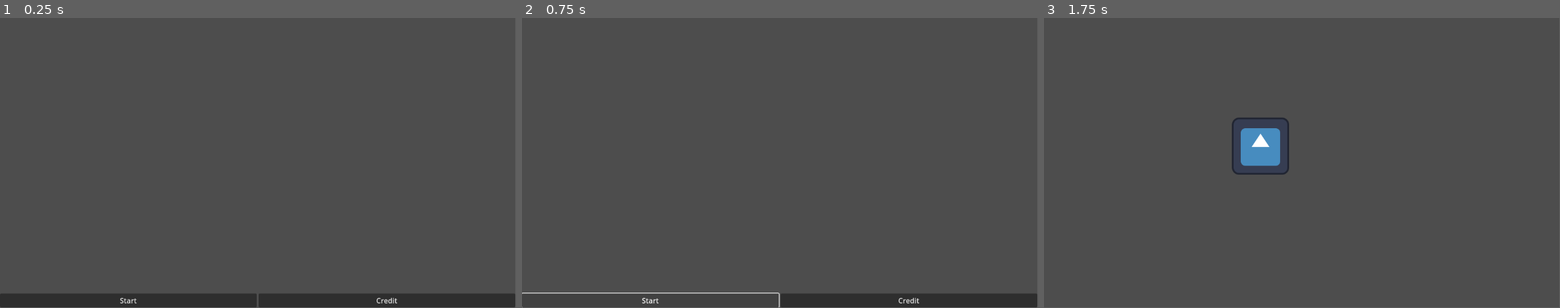
Above: before the commit, frames 1-3 (left to right).
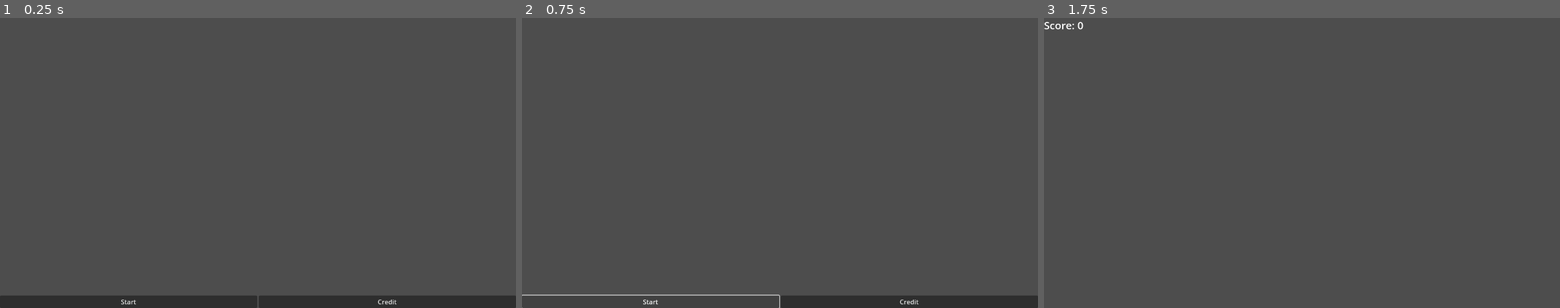
Above: after the commit, the same moments.

Repository: jferdelyi/LD55
Game: Godot game, scene res://scenes/main.tscn
Two runs of this game, one before a commit and one after it. Both use one fixed random seed, a clock stepped at 60 frames per second and the inputs below. The engine's default icon, where the game draws it, is replaced by a stand-in: a white triangle on a blue panel in a dark square.
Inputs:
- Up to frame 1 (0.25 s): no input
- Up to frame 2 (0.75 s): click "Start" at 0.5 s
- Up to frame 3 (1.75 s): click "Start" at 1.25 s
In our replay, the window is 799x449 before the commit and 800x450 after it. These sizes can differ from the game's own. Grey fills any space a smaller window leaves; there, only what the larger window draws over its background counts as a difference.

The runs differ from the first frame. In frame 1, 0.7% of the frame differs, in the area x 0-100%, y 0-100%; in frame 2, 0.9%; in frame 3, 1.3%, in the area x 0-48%, y 1-54%.

Commit message:
[FCT] Init cat

Diff:
--- a/project.godot
+++ b/project.godot
@@ -17,6 +17,9 @@
 
 [display]
 
+window/size/viewport_width=1280
+window/size/viewport_height=720
+window/size/mode=2
 window/dpi/allow_hidpi=false
 
 [rendering]
--- a/scenes/game_main.tscn
+++ b/scenes/game_main.tscn
@@ -1,9 +1,16 @@
-[gd_scene load_steps=2 format=3 uid="uid://d037f1i5hg6o4"]
+[gd_scene load_steps=3 format=3 uid="uid://d037f1i5hg6o4"]
 
-[ext_resource type="Texture2D" uid="uid://gf2w0xxhbr4d" path="res://icon.svg" id="1_jlr8h"]
+[ext_resource type="Script" path="res://scripts/game_main.gd" id="1_67dqo"]
+[ext_resource type="PackedScene" uid="uid://ci4584ro0tydd" path="res://scenes/creatures/cat.tscn" id="2_4ib8w"]
 
 [node name="GameMain" type="Node2D"]
+script = ExtResource("1_67dqo")
 
-[node name="Icon" type="Sprite2D" parent="."]
-position = Vector2(484, 287)
-texture = ExtResource("1_jlr8h")
+[node name="Score" type="Label" parent="."]
+offset_right = 40.0
+offset_bottom = 40.0
+theme_override_font_sizes/font_size = 26
+text = "Score: 0"
+
+[node name="Cat" parent="." instance=ExtResource("2_4ib8w")]
+position = Vector2(67, 371)
